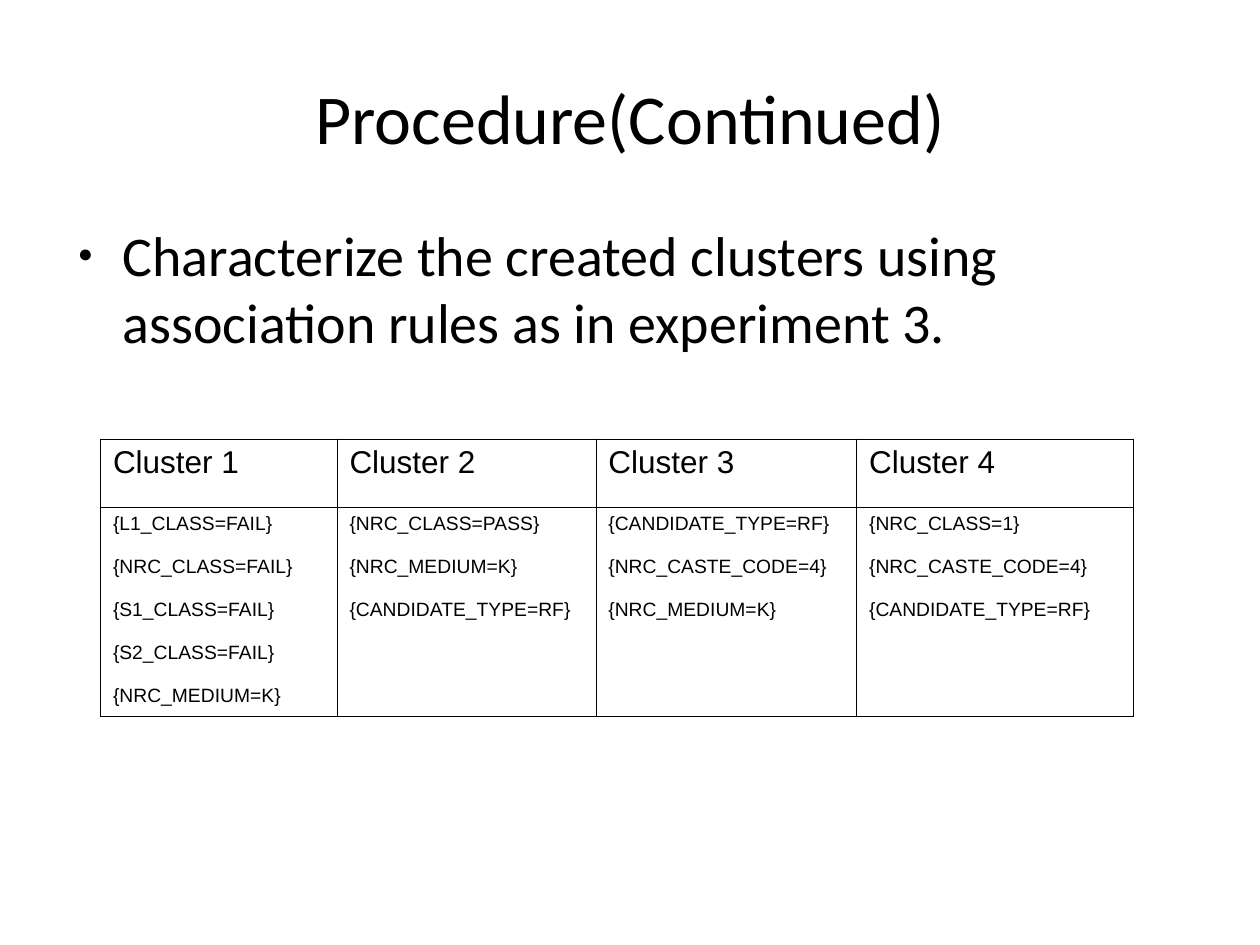
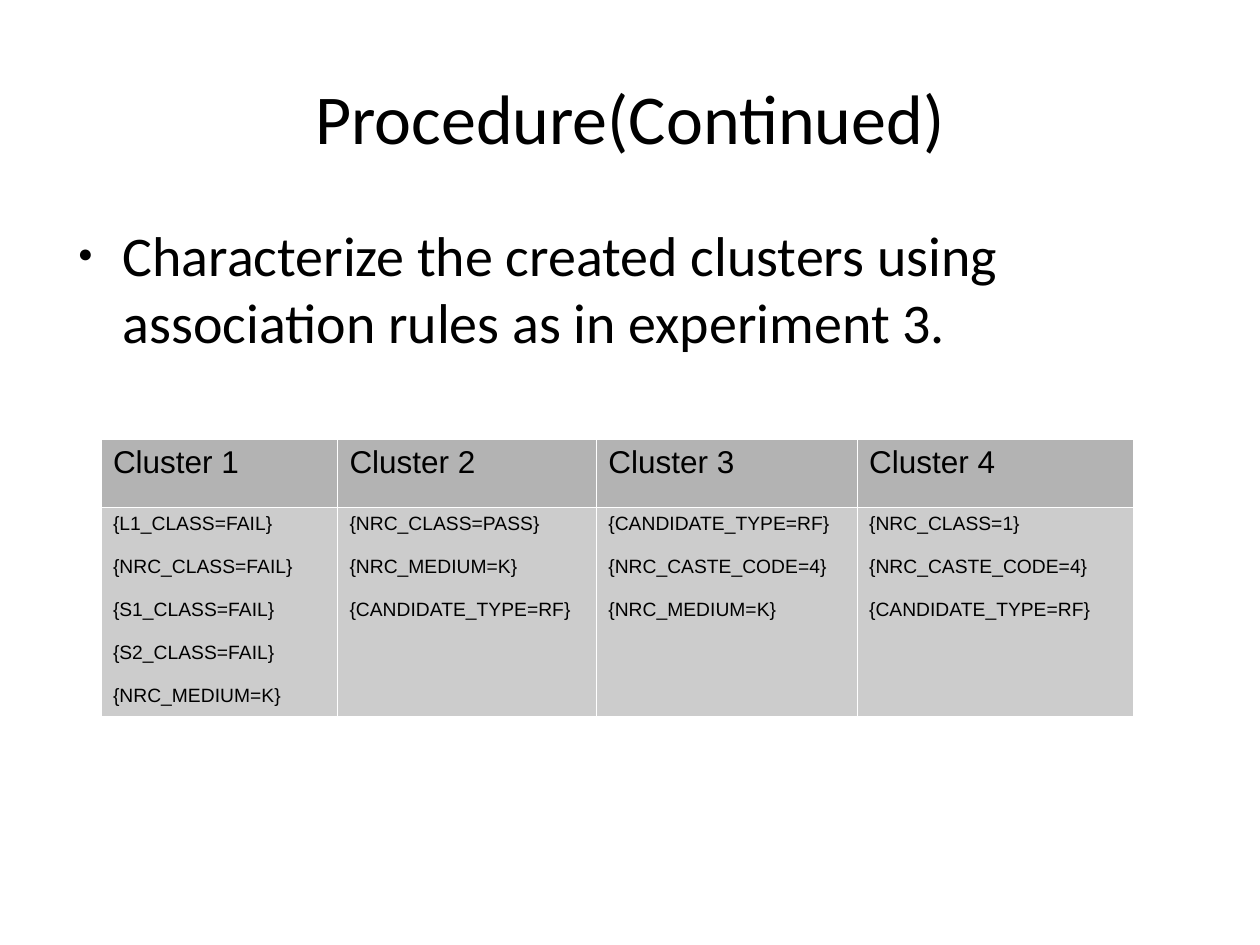
Before and after one commit to AbhijithMadhav/SSLC-Data-Analysis, a slide deck: slide 4 of src/8_cross_cluster_analysis/presentation.odp. Drawn at 1260x945 pixels with LibreOffice and Linux fonts; fonts in the diff are those of the drawing. Boxes give left, top, right and bottom in pixels: in the first picture for what was removed or moved away, otherwise in the second. Text is boxed around its words. In the diff, an @@ line names an element or a change of style, - is before the commit and + after.

```diff
--- a/src/8_cross_cluster_analysis/presentation.odp
+++ b/src/8_cross_cluster_analysis/presentation.odp
@@ table at <box>101,438,1134,716</box> @@
@@ fill none to #B3B3B3 in row 1 @@
@@ fill none to #CCCCCC in row 2 @@
@@ borders changed @@
```
Also in this commit, not shown: 2 other slides changed, 33 other files.
